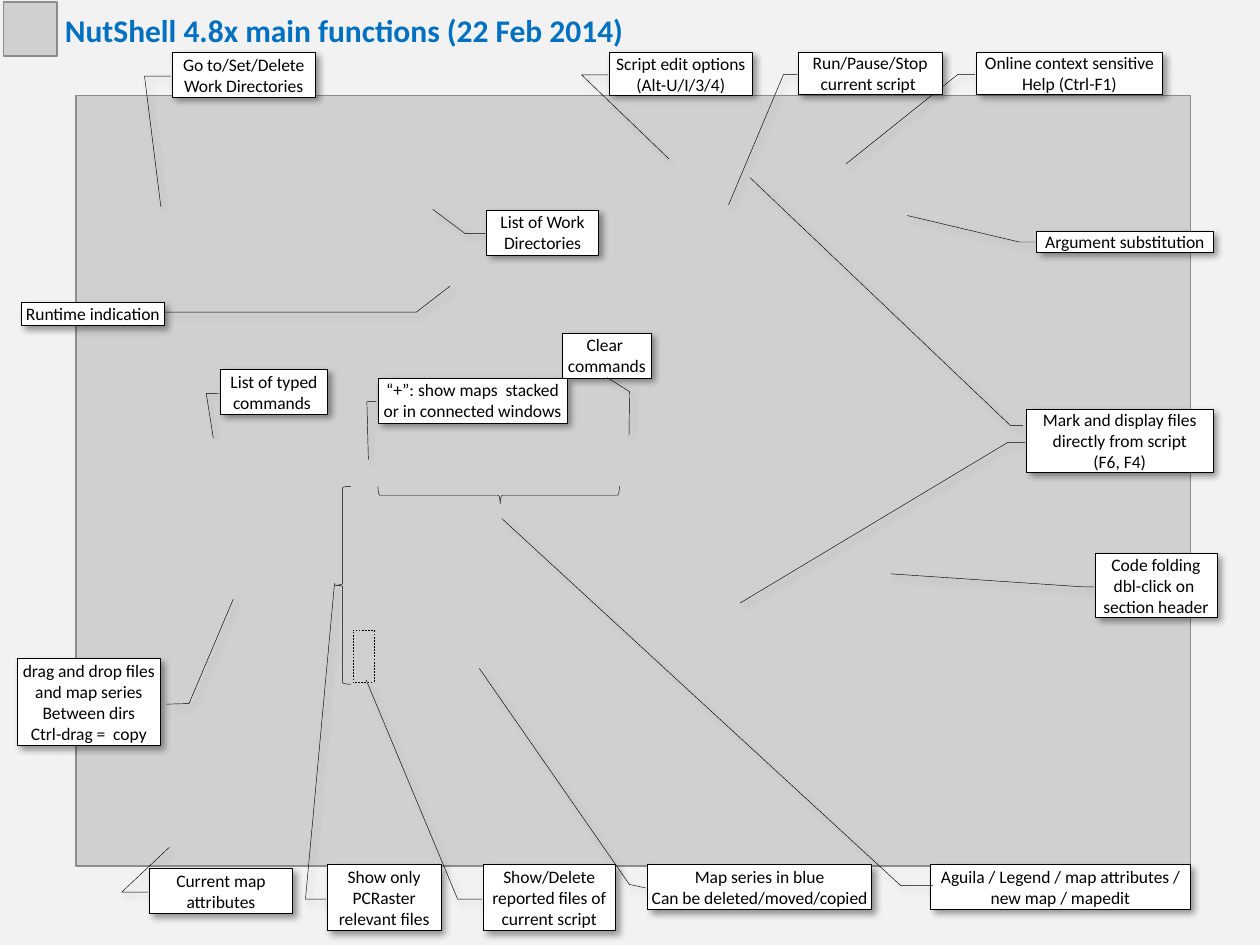
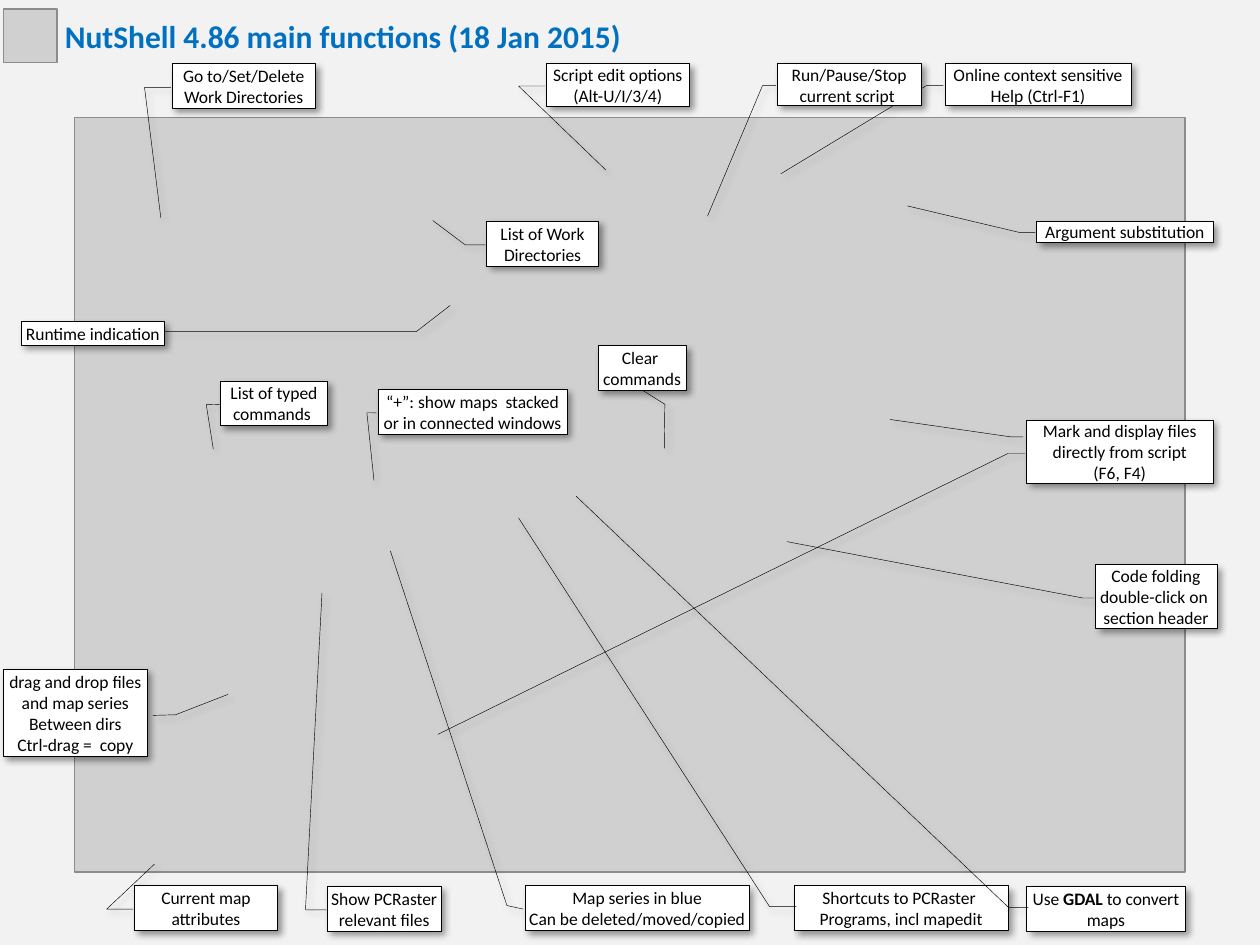
Before and after one commit to vjetten/NutShell, a slide deck: slide 1 of install/nutshell.pptx. Drawn at 1260x945 pixels with LibreOffice and Linux fonts; fonts in the diff are those of the drawing; grey boxes stand for pictures. Boxes give left, top, right and bottom in pixels: in the first picture for what was removed or moved away, otherwise in the second. Text is boxed around its words. In the diff, an @@ line names an element or a change of style, - is before the commit and + after.

```diff
--- a/install/nutshell.pptx
+++ b/install/nutshell.pptx
@@ picture: place and size @@
-picture at <box>4,3,58,57</box>
+picture at <box>4,9,58,63</box>
@@ text at <box>65,25,621,53</box>: text changed @@
-NutShell 4.8x main functions (22 Feb 2014)
+NutShell 4.86 main functions (18 Jan 2015)
@@ border callout "Script edit options": place and size @@
-border callout "Script edit options" at <box>609,53,752,96</box>
+border callout "Script edit options" at <box>546,64,689,107</box>
@@ border callout "Run/Pause/Stop": place and size @@
-border callout "Run/Pause/Stop" at <box>798,52,941,94</box>
+border callout "Run/Pause/Stop" at <box>777,63,921,106</box>
@@ border callout "Online context sensitive": place and size @@
-border callout "Online context sensitive" at <box>976,52,1163,94</box>
+border callout "Online context sensitive" at <box>945,63,1131,106</box>
@@ picture: place and size @@
-picture at <box>76,96,1189,867</box>
+picture at <box>74,117,1184,872</box>
@@ border callout "Argument substitution": place and size @@
-border callout "Argument substitution" at <box>1037,231,1213,252</box>
+border callout "Argument substitution" at <box>1037,222,1213,243</box>
@@ border callout "Runtime indication": place and size @@
-border callout "Runtime indication" at <box>21,301,165,325</box>
+border callout "Runtime indication" at <box>21,321,165,345</box>
@@ border callout "Clear commands": place and size @@
-border callout "Clear commands" at <box>563,333,651,378</box>
+border callout "Clear commands" at <box>597,345,685,391</box>
@@ 7 border callouts: place and size @@
-7 border callouts at <box>173,53,1217,616</box>
+7 border callouts at <box>173,64,1217,627</box>
@@ left brace removed at <box>334,486,350,684</box> @@
@@ left brace removed at <box>378,486,620,504</box> @@
@@ text in border callout at <box>1100,591,1208,629</box>: text changed @@
-dbl-click on
-section header
+double-click on
+section header
@@ rectangle removed at <box>353,630,374,683</box> @@
@@ border callout "drag and drop files and ...": place and size @@
-border callout "drag and drop files and ..." at <box>16,658,160,745</box>
+border callout "drag and drop files and ..." at <box>4,669,147,756</box>
@@ border callout removed at <box>483,864,615,931</box> @@
-Show/Delete reported files of current script
@@ border callout "Current map attributes": place and size @@
-border callout "Current map attributes" at <box>149,868,292,914</box>
+border callout "Current map attributes" at <box>135,886,278,931</box>
@@ border callout "Show PCRaster relevant files": place and size @@
-border callout "Show PCRaster relevant files" at <box>328,864,441,931</box>
+border callout "Show PCRaster relevant files" at <box>328,886,441,931</box>
@@ text in border callout at <box>331,893,437,926</box>: text changed @@
-Show only
-PCRaster relevant files
+Show PCRaster relevant files
@@ border callout "Map series in blue": place and size @@
-border callout "Map series in blue" at <box>648,864,872,910</box>
+border callout "Map series in blue" at <box>525,886,750,931</box>
@@ proportions changed in 9 elements at <box>1027,420,1213,483</box>, <box>378,389,567,435</box>, <box>4,669,147,756</box>, <box>945,63,1131,106</box>, <box>1095,564,1217,627</box>, <box>328,886,441,931</box>, <box>525,886,750,931</box>, <box>1037,438,1133,460</box>, <box>794,886,1008,931</box> @@
@@ border callout "Shortcuts to PCRaster": place and size @@
-border callout "Shortcuts to PCRaster" at <box>930,864,1189,910</box>
+border callout "Shortcuts to PCRaster" at <box>794,886,1008,931</box>
@@ text in border callout at <box>820,892,982,928</box>: text changed @@
-Aguila / Legend / map attributes / new map / mapedit
+Shortcuts to PCRaster
+Programs, incl mapedit
@@ border callout added at <box>1027,886,1186,931</box>, fill #FFFFFF, outline #000000 0.25 pt, 10 pt, text #000000 @@
+Use GDAL to convert maps
```
Also in this commit, not shown: 4 other files.
